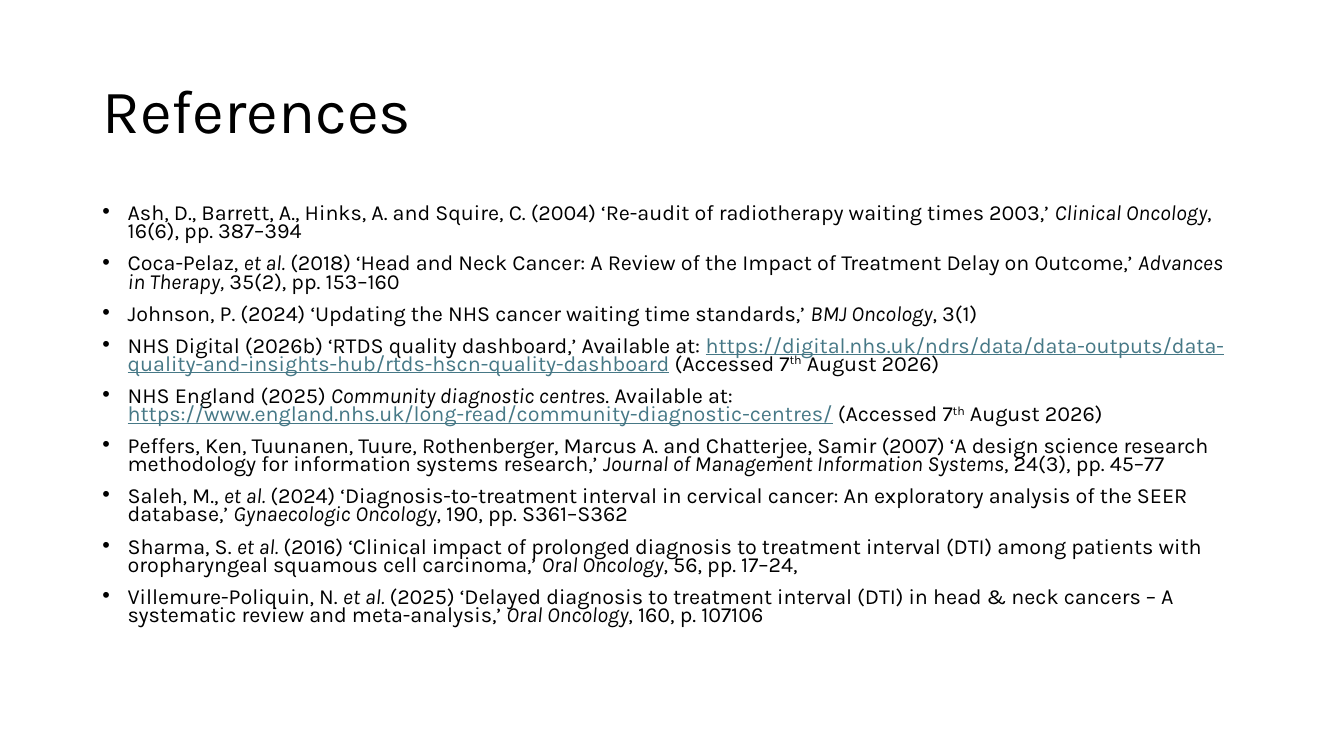
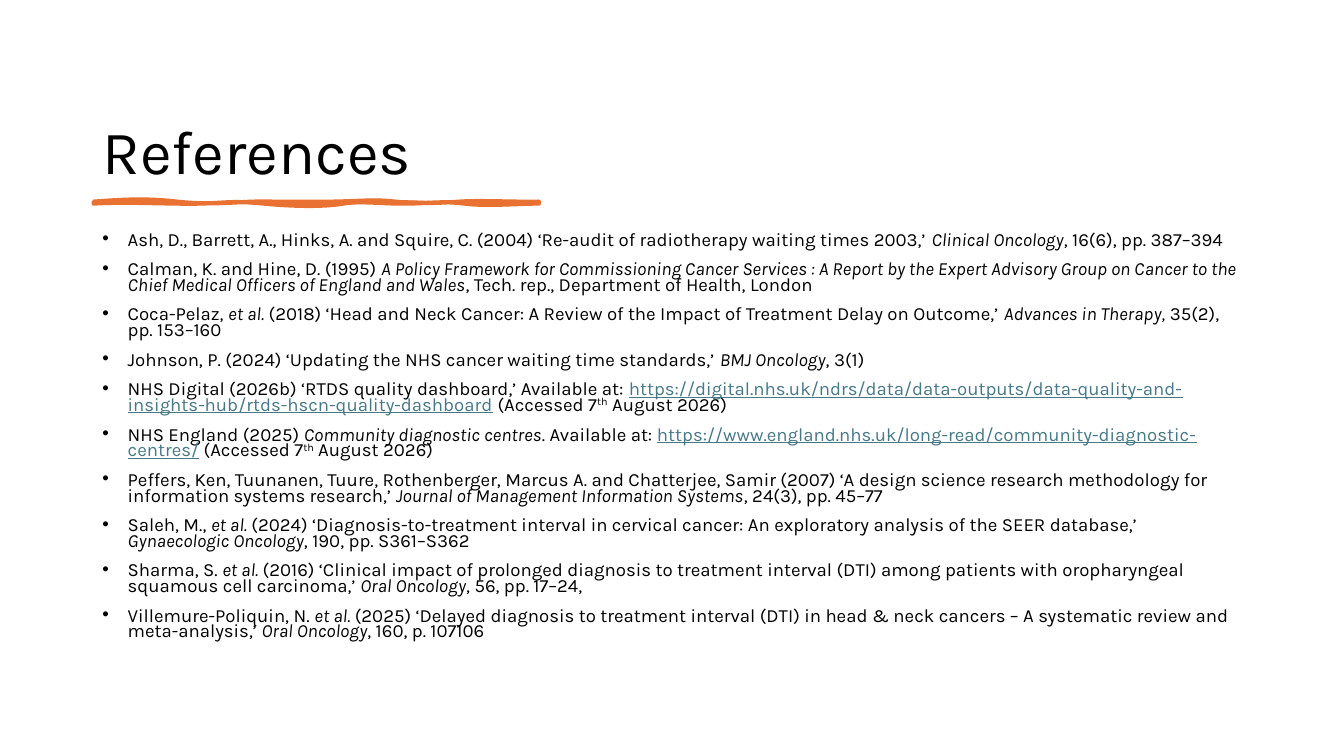
Before and after one commit to MCollins87/MScProject, a slide deck: slide 28 of Presentation/Presentation_v2.pptx (slide 26 before the commit). Drawn at 1344x756 pixels with LibreOffice and Linux fonts; fonts in the diff are those of the drawing. Boxes give left, top, right and bottom in pixels: in the first picture for what was removed or moved away, otherwise in the second. Text is boxed around its words. In the diff, an @@ line names an element or a change of style, - is before the commit and + after.

```diff
--- a/Presentation/Presentation_v2.pptx
+++ b/Presentation/Presentation_v2.pptx
@@ title "References" moved from (x1=102, y1=90, x2=411, y2=134) to (x1=102, y1=131, x2=411, y2=175) @@
@@ title "References" at (x1=102, y1=131, x2=411, y2=175): vertical alignment middle to bottom @@
@@ freeform shape added at (x1=94, y1=202, x2=539, y2=204), fill #E97132, outline #E97132 3 pt @@
@@ text "Ash, D., Barrett, A., Hinks, ..." moved from (x1=128, y1=204, x2=1224, y2=628) to (x1=128, y1=232, x2=1236, y2=642) @@
@@ text at (x1=128, y1=232, x2=1229, y2=642): size 15.4 to 13.3 pt in "Ash, D., Barrett, A., Hinks, A. and ...", "Coca-Pelaz, et al. (2018) ‘Head and Neck ...", "Johnson, P. (2024) ‘Updating the NHS cancer ...", "NHS Digital (2026b) ‘RTDS quality dashboard,’ Available ..." and 5 more places @@
@@ text at (x1=128, y1=261, x2=1236, y2=296): paragraph added @@
+• Calman, K. and Hine, D. (1995) A Policy Framework for Commissioning Cancer Services : A Report by the Expert Advisory Group on Cancer to the Chief Medical Officers of England and Wales, Tech. rep., Department of Health, London
```
Also in this commit, not shown: 24 other slides changed, 3 slides added, 1 slide removed, 1 other file.
